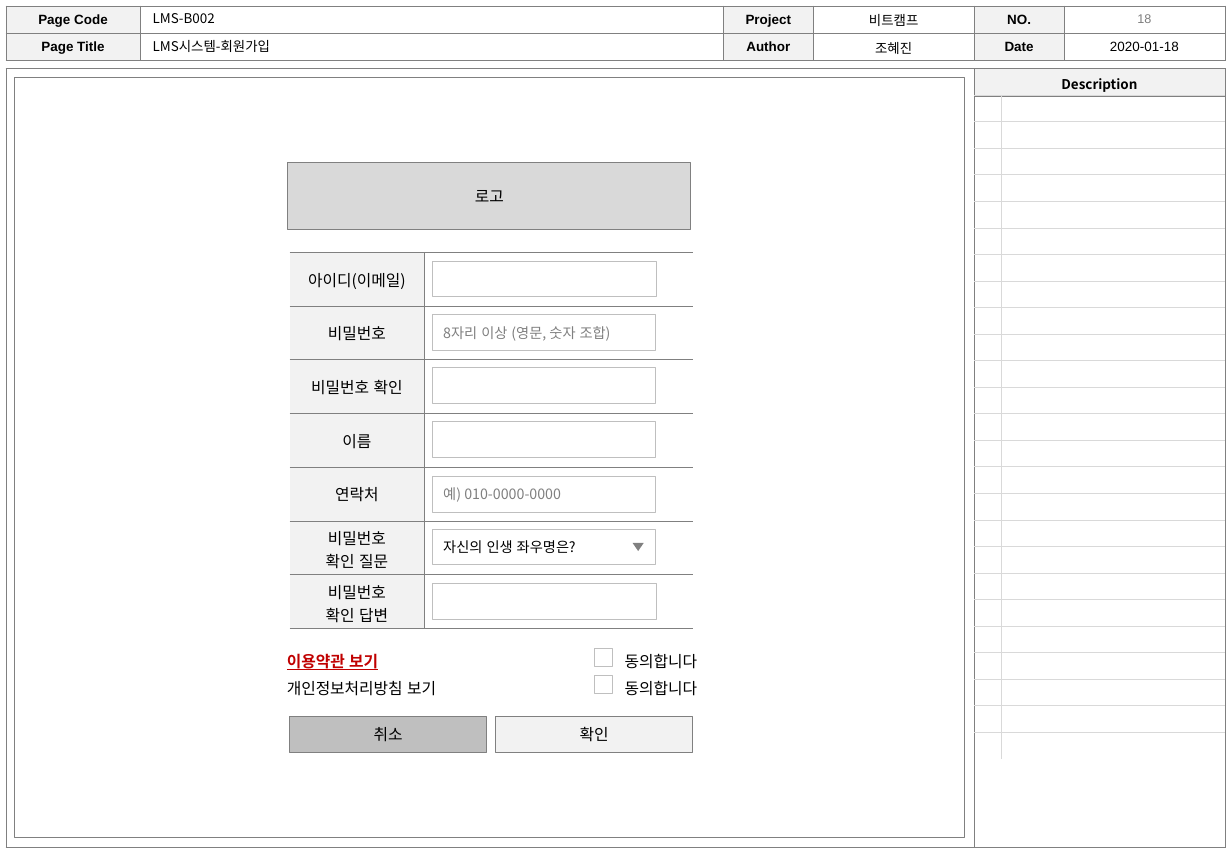
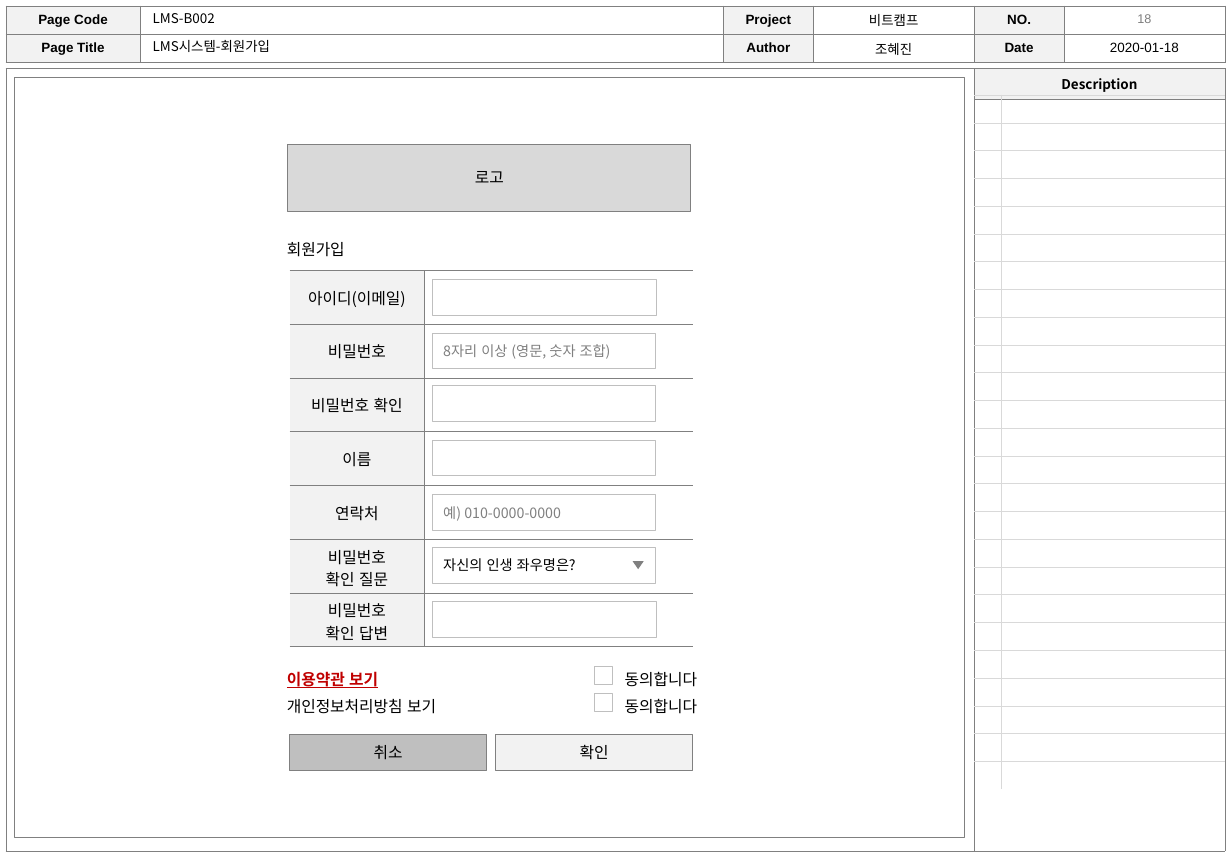
Before and after one commit to h62j8n/bitcamp_lms, a slide deck: slide 18 of storyboard.ver0.5.pptx. Drawn at 1232x853 pixels with LibreOffice and Linux fonts; fonts in the diff are those of the drawing. Boxes give left, top, right and bottom in pixels: in the first picture for what was removed or moved away, otherwise in the second. Text is boxed around its words. In the diff, an @@ line names an element or a change of style, - is before the commit and + after.

```diff
--- a/storyboard.ver0.5.pptx
+++ b/storyboard.ver0.5.pptx
@@ table: place and size @@
-table at <box>975,96,1226,759</box>
+table at <box>975,96,1226,791</box>
@@ rectangle "로고": place and size @@
-rectangle "로고" at <box>288,163,691,230</box>
+rectangle "로고" at <box>288,144,691,212</box>
@@ text added at <box>287,242,345,257</box>, 10 pt, text #000000 @@
+회원가입
@@ 9 rectangles, 2 texts, 1 table, 1 triangle: place and size @@
-9 rectangles, 2 texts, 1 table, 1 triangle at <box>287,253,693,752</box>
+9 rectangles, 2 texts, 1 table, 1 triangle at <box>287,271,693,770</box>
@@ text "동의합니다": place and size @@
-text "동의합니다" at <box>625,680,697,696</box>
+text "동의합니다" at <box>625,671,697,687</box>
@@ rectangle: place and size @@
-rectangle at <box>595,676,613,694</box>
+rectangle at <box>595,667,613,685</box>
@@ text "동의합니다": place and size @@
-text "동의합니다" at <box>625,653,697,669</box>
+text "동의합니다" at <box>625,698,697,714</box>
@@ rectangle: place and size @@
-rectangle at <box>595,648,613,667</box>
+rectangle at <box>595,694,613,712</box>
```
Also in this commit, not shown: 11 other slides changed, 10 slides added, 1 slide removed.
